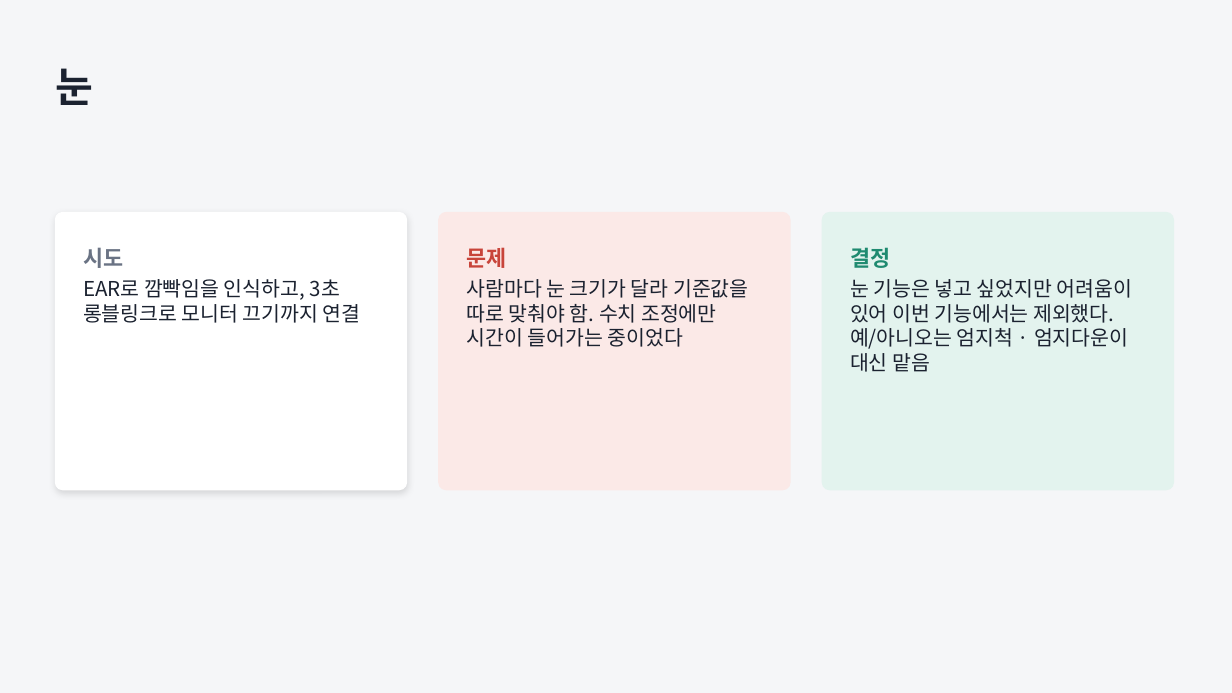
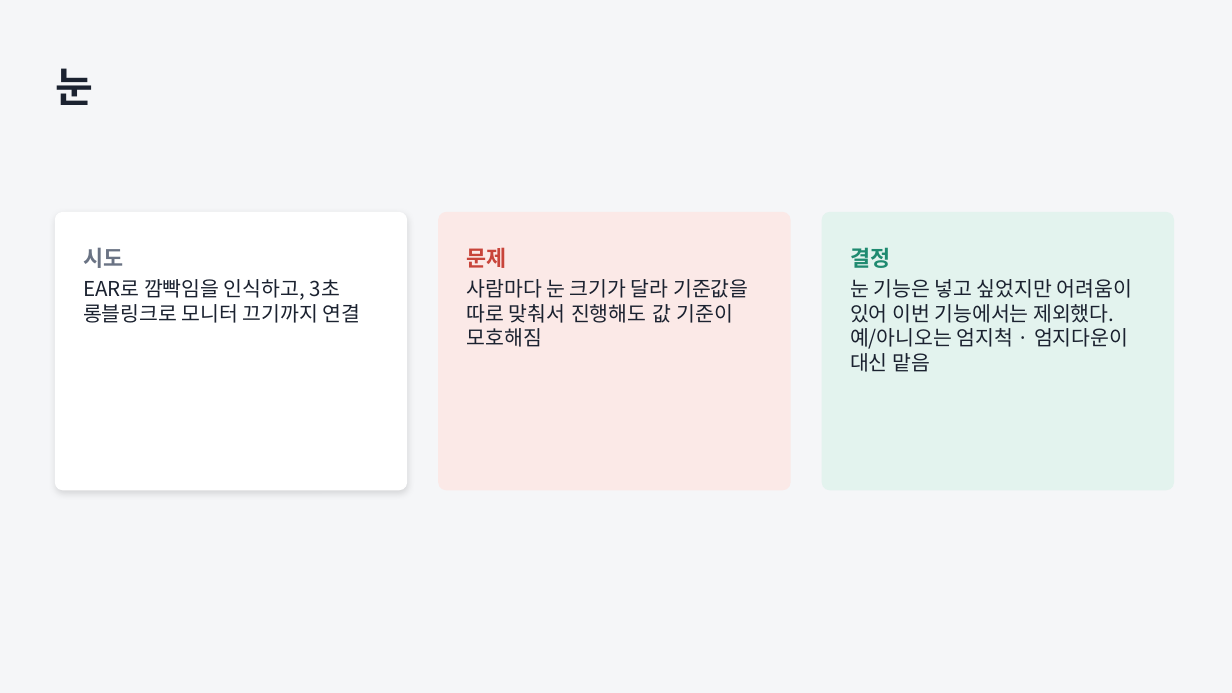
Before and after one commit to JungUH-0/JungPra, a slide deck: slide 7 of pythonpra/myproject/ppt/assistant_devlog_v7.pptx. Drawn at 1232x693 pixels with LibreOffice and Linux fonts; fonts in the diff are those of the drawing. Boxes give left, top, right and bottom in pixels: in the first picture for what was removed or moved away, otherwise in the second. Text is boxed around its words. In the diff, an @@ line names an element or a change of style, - is before the commit and + after.

```diff
--- a/pythonpra/myproject/ppt/assistant_devlog_v7.pptx
+++ b/pythonpra/myproject/ppt/assistant_devlog_v7.pptx
@@ text at (x1=467, y1=279, x2=748, y2=347): text changed @@
-사람마다 눈 크기가 달라 기준값을 따로 맞춰야 함. 수치 조정에만 시간이 들어가는 중이었다
+사람마다 눈 크기가 달라 기준값을 따로 맞춰서 진행해도 값 기준이 모호해짐
```
Also in this commit, not shown: 1 other file.
